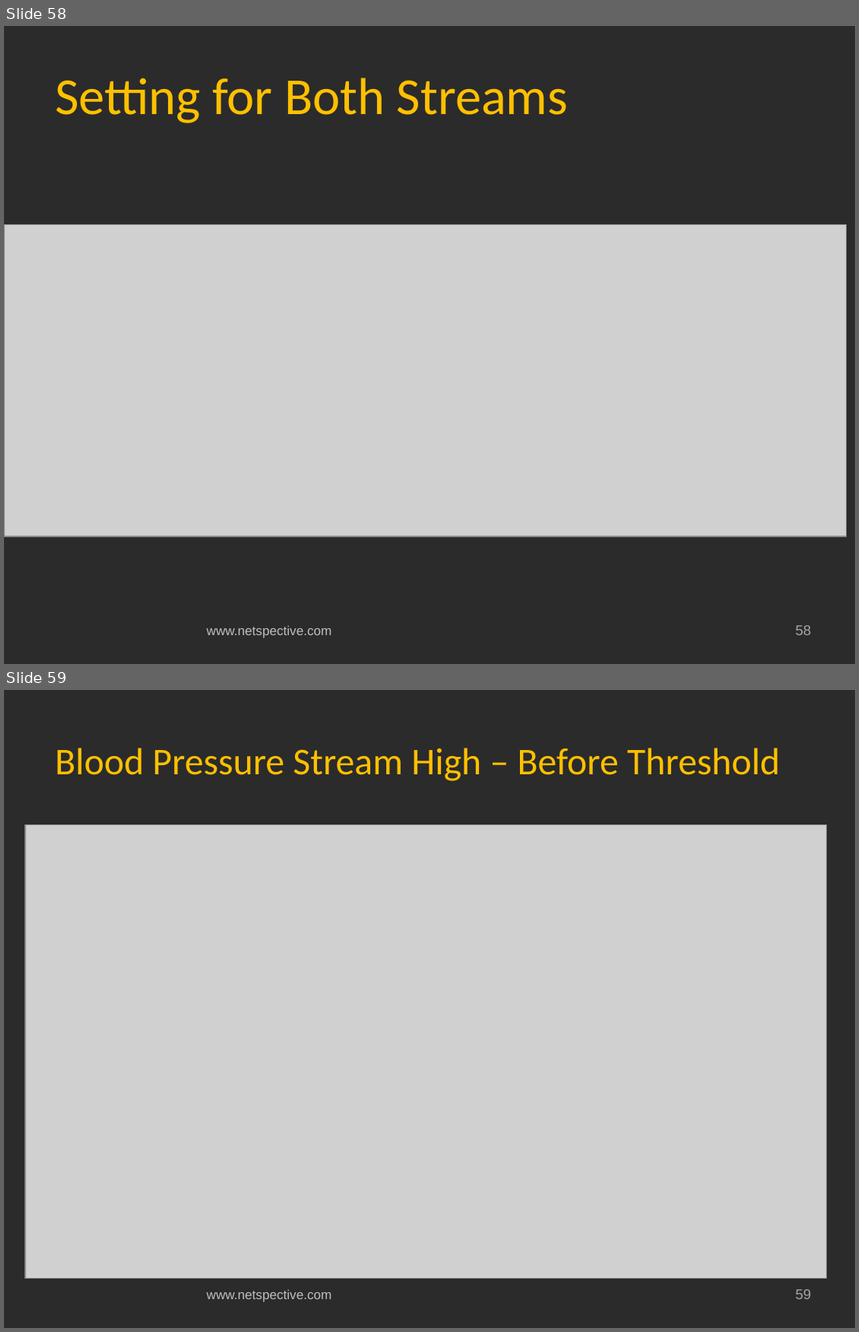
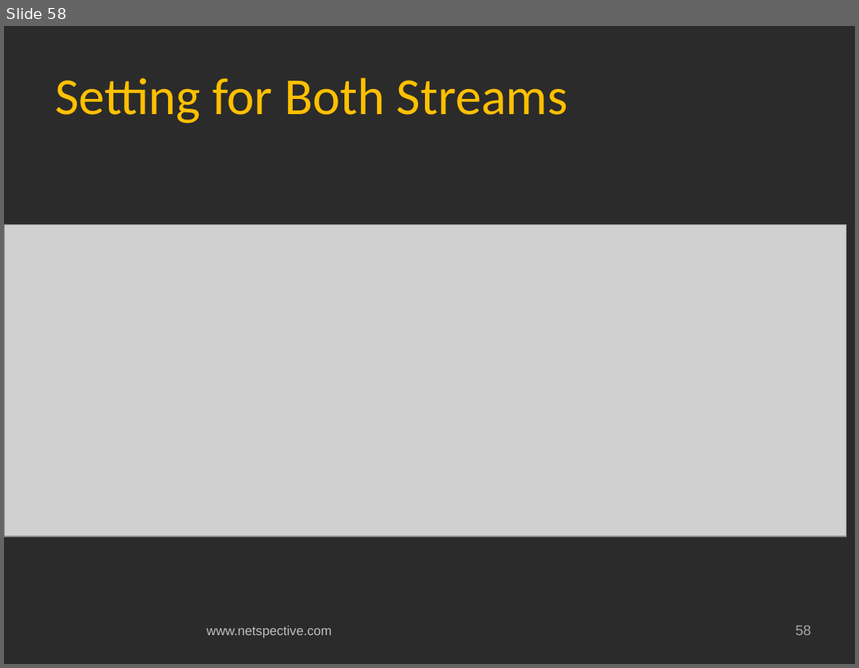
Before and after one commit to netspective/fluent, a slide deck: support/documents/Covidien Gateway Prototype Project Status and Plan.pptx. Shown one above the other, each under a label of ours: slides 58 and 59 before the commit, slide 58 after it. The pictures are 859x1332 and 859x668 pixels, drawn with LibreOffice and Linux fonts; fonts in the diff are those of the drawing; grey boxes stand for pictures; background and template pictures are left out; a plain dark background stands for a picture behind light text. Boxes give left, top, right and bottom in pixels: in the first picture for what was removed or moved away, otherwise in the second. Text is boxed around its words. In the diff, an @@ line names an element or a change of style, - is before the commit and + after.

```diff
--- a/support/documents/Covidien Gateway Prototype Project Status and Plan.pptx
+++ b/support/documents/Covidien Gateway Prototype Project Status and Plan.pptx
@@ slide 59 removed at (x1=4, y1=690, x2=855, y2=1328), background picture (left out); not listed: 2 template elements that a slide beside it also shows @@
@@ title removed at (x1=55, y1=748, x2=780, y2=781) @@
-Blood Pressure Stream High – Before Threshold
@@ picture removed at (x1=25, y1=825, x2=827, y2=1278) @@
```
Also in this commit, not shown: 7 slides changed, 5 slides added, 2 other slides removed.
